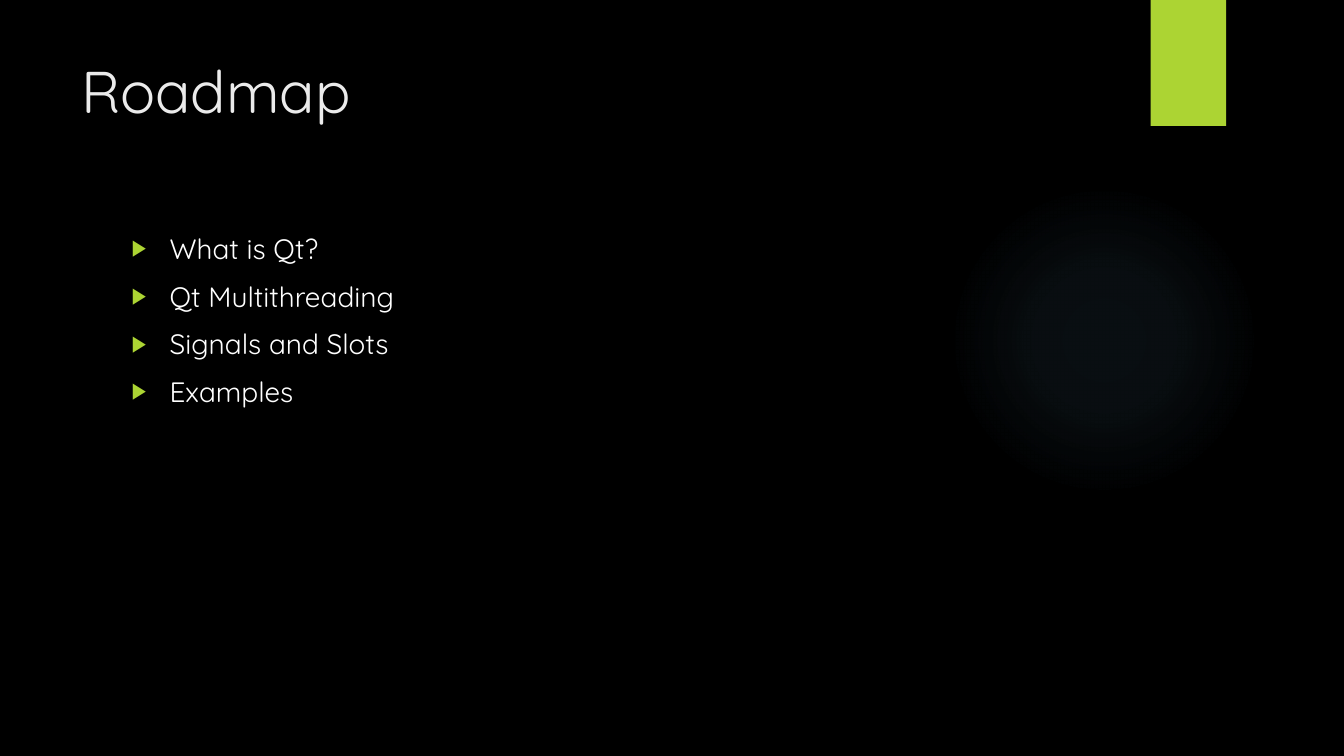
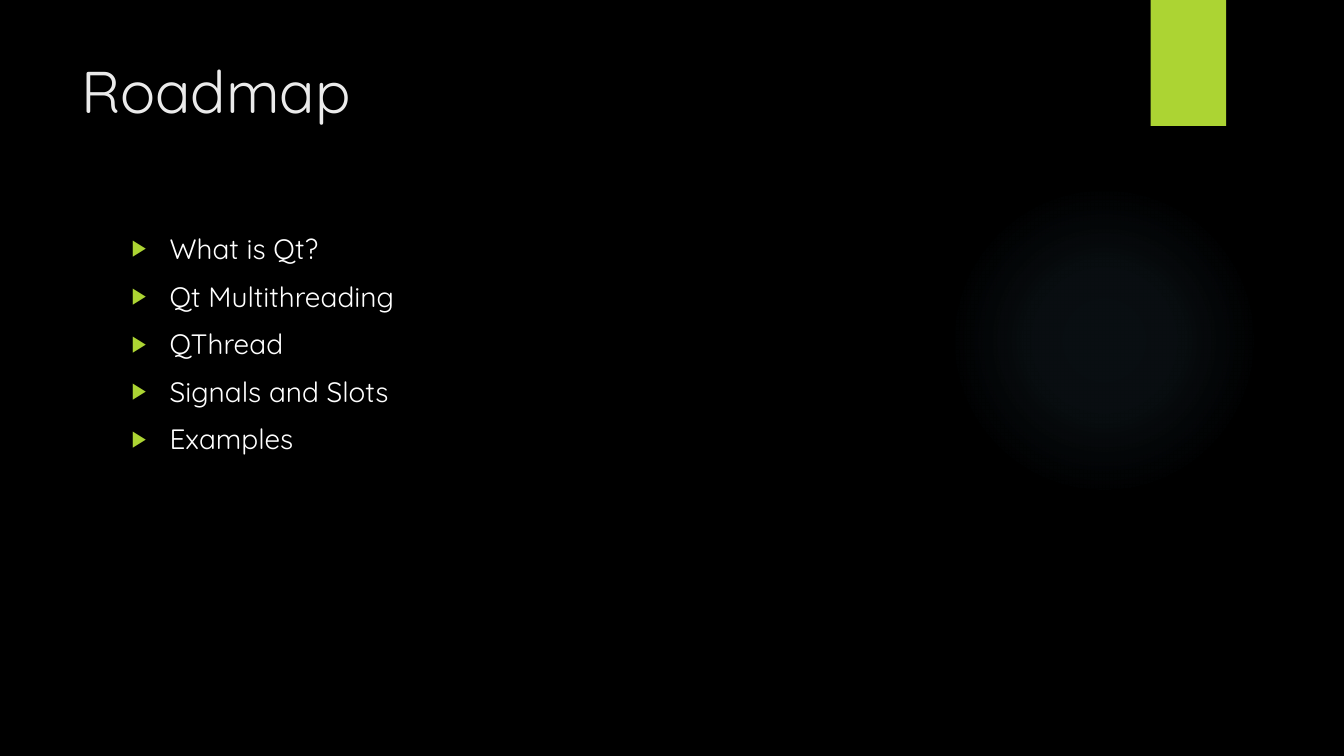
Before and after one commit to tylertrephan/qt-multithreading-tutorial, a slide deck: slide 2 of Qt.pptx. Drawn at 1344x756 pixels with LibreOffice and Linux fonts; fonts in the diff are those of the drawing; background and template pictures are left out. Boxes give left, top, right and bottom in pixels: in the first picture for what was removed or moved away, otherwise in the second. Text is boxed around its words. In the diff, an @@ line names an element or a change of style, - is before the commit and + after.

Commit message:
Reorganized some of slides

```diff
--- a/Qt.pptx
+++ b/Qt.pptx
@@ text at (x1=170, y1=333, x2=284, y2=359): paragraph added @@
+▶ QThread
```
